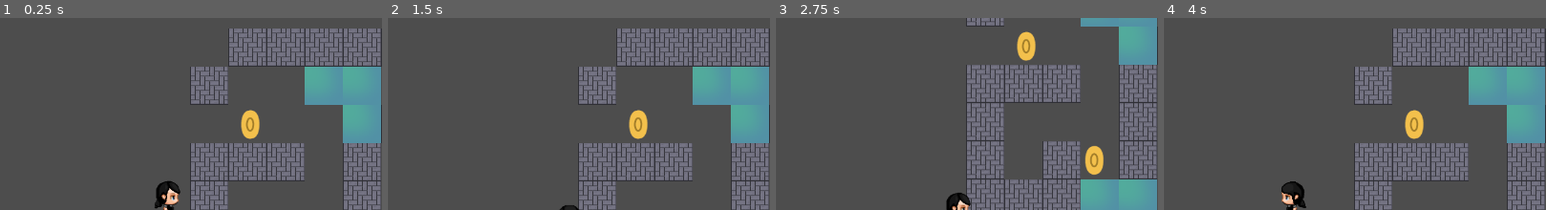
Above: before the commit, frames 1-4 (left to right).
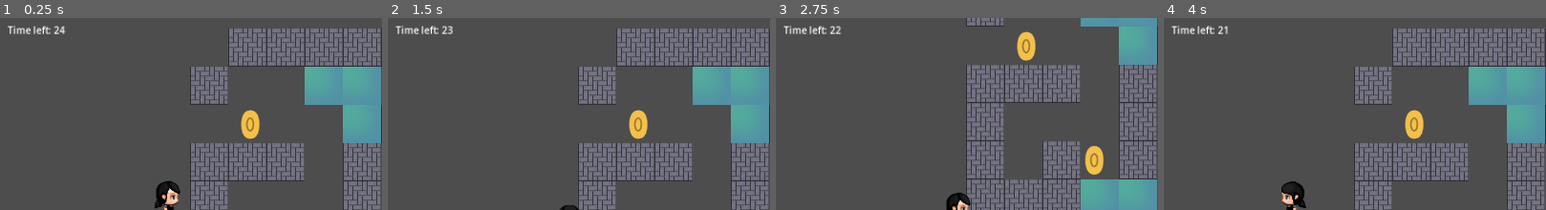
Above: after the commit, the same moments.

Repository: gracexuwt/gdc_jam
Game: Godot game, scene res://scenes/levels/level3.tscn
Two runs of this game, one before a commit and one after it. Both use one fixed random seed, a clock stepped at 60 frames per second and the inputs below. This scene is started directly instead of the project's main scene.
Inputs:
- Up to frame 1 (0.25 s): no input
- Up to frame 2 (1.5 s): hold D (right) 0.53-1.28 s; tap Enter at 1.25 s; hold S (down) from 1.28 s (still down)
- Up to frame 3 (2.75 s): release S (down) at 2.03 s; hold D (right) from 2.03 s (still down)
- Up to frame 4 (4 s): release D (right) at 2.78 s; hold W (up) 2.78-3.53 s; hold A (left) from 3.53 s (still down)
The pictures show only the part of the screen within x 2-52%, y 6-56%; the shares and areas given below are measured in that part.

The runs differ from the first frame. In frame 1, 0.4% of the frame differs, in the area x 2-17%, y 3-9%; in frame 2, 0.4%; in frame 3, 0.4%; in frame 4, 0.4%.

Commit message:
puzzle 3 timer added

Diff:
--- a/scenes/levels/level3.tscn
+++ b/scenes/levels/level3.tscn
@@ -1,9 +1,10 @@
-[gd_scene load_steps=6 format=4 uid="uid://b6r0qo5wd137"]
+[gd_scene load_steps=7 format=4 uid="uid://b6r0qo5wd137"]
 
 [ext_resource type="Script" path="res://scenes/levels/level_3.gd" id="1_3ewia"]
 [ext_resource type="PackedScene" path="res://scenes/utilities/coin.tscn" id="2_8e7rs"]
 [ext_resource type="PackedScene" uid="uid://csah85wttomxp" path="res://resources/tilemap.tscn" id="2_eknbd"]
 [ext_resource type="PackedScene" uid="uid://cubdd8ijfkgmj" path="res://scenes/player/player.tscn" id="3_bgt0o"]
+[ext_resource type="Script" path="res://scenes/levels/time_label.gd" id="4_dluxy"]
 
 [sub_resource type="LabelSettings" id="LabelSettings_xxvac"]
 
@@ -59,6 +60,13 @@
 label_settings = SubResource("LabelSettings_xxvac")
 autowrap_mode = 2
 
+[node name="TimeLabel" type="Label" parent="BoxContainer2"]
+offset_left = 40.0
+offset_top = 49.0
+offset_right = 80.0
+offset_bottom = 72.0
+script = ExtResource("4_dluxy")
+
 [node name="Player" parent="." instance=ExtResource("3_bgt0o")]
 position = Vector2(308, 342)
 
--- a/scenes/levels/level_3.gd
+++ b/scenes/levels/level_3.gd
@@ -3,20 +3,19 @@
 var coins: int = 0
 var won = false
 var time_end = false
-var timer
 
 func _ready():
 	for coin in get_tree().get_nodes_in_group("coin"):
 		coin.connect("collected", Callable(self, "_on_coin_collected"))
-	timer = get_node("Timer")
-	timer.connect("timeout", Callable(self, "_on_timer_timeout"))
+	get_node("BoxContainer2/TimeLabel").connect("time_end", Callable(self, "_on_timer_timeout"))
 
 func _process(delta: float) -> void:
 	#after cutscene here
-	timer.start()
+	#timer.start()
 	if not won:
 		if coins >= 10 and not time_end:
 			won = true
+			print("success")
 			# cutscene here
 	pass
 
--- a/scenes/levels/time_label.gd
+++ b/scenes/levels/time_label.gd
@@ -1,11 +1,14 @@
 extends Label
 
-var time_left: float = 60.0
-
+var time_left: float = 25.0
+var time_left_int: int
+signal time_end
 
 func _process(delta):
 	if time_left > 0:
 		time_left -= delta
-		text = str(round(time_left, 2))  # Update the Label text to show the timer
+		time_left_int = int(time_left)
+		text = "Time left: %d" % time_left_int
 	else:
-		text = "Time's up!"  # Change the text when the timer ends
+		text = "Time's up!"
+		time_end.emit()
